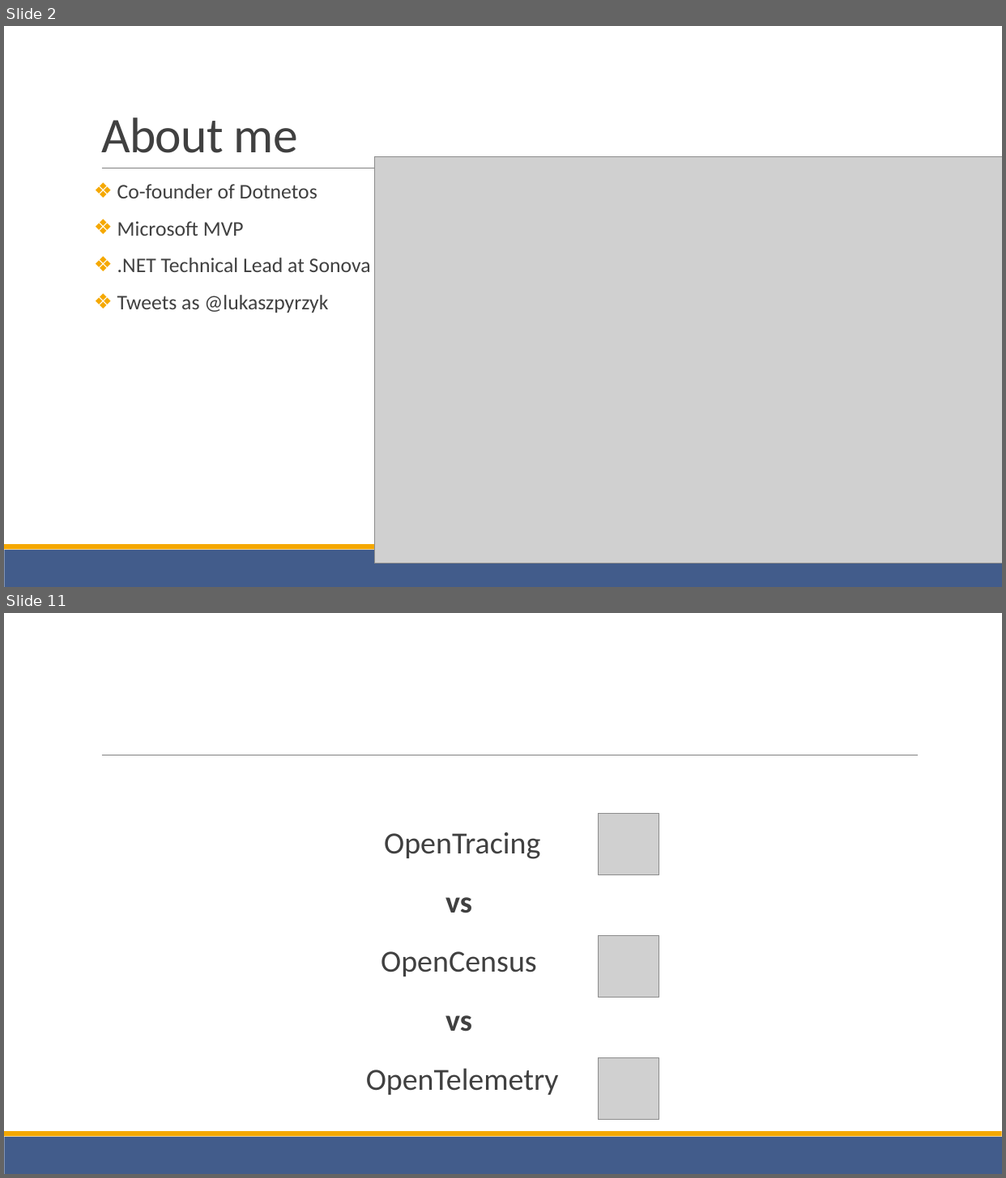
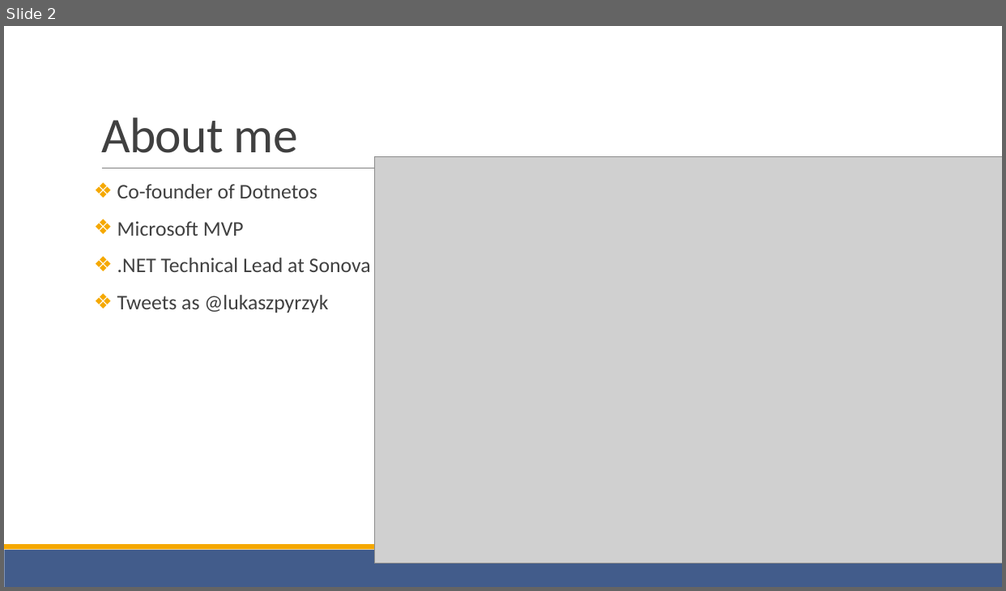
Before and after one commit to lukasz-pyrzyk/opentelemetry-demo, a slide deck: OpenTelemetry.pptx. Shown one above the other, each under a label of ours: slides 2 and 11 before the commit, slide 2 after it; the slides between them are not shown. The pictures are 1006x1178 and 1006x591 pixels, drawn with LibreOffice and Linux fonts; fonts in the diff are those of the drawing; grey boxes stand for pictures. Boxes give left, top, right and bottom in pixels: in the first picture for what was removed or moved away, otherwise in the second. Text is boxed around its words. In the diff, an @@ line names an element or a change of style, - is before the commit and + after.

```diff
--- a/OpenTelemetry.pptx
+++ b/OpenTelemetry.pptx
@@ slide 11 removed at [4, 613, 1002, 1174], background #FFFFFF; not listed: 3 template elements that a slide beside it also shows @@
@@ picture removed at [598, 814, 659, 875] @@
@@ text removed at [366, 833, 559, 1095] @@
-OpenTracing
-vs
-OpenCensus
-vs
-OpenTelemetry
@@ picture removed at [598, 935, 659, 997] @@
@@ picture removed at [598, 1059, 659, 1120] @@
```
Also in this commit, not shown: 8 slides changed, 16 slides added, 8 other slides removed.
